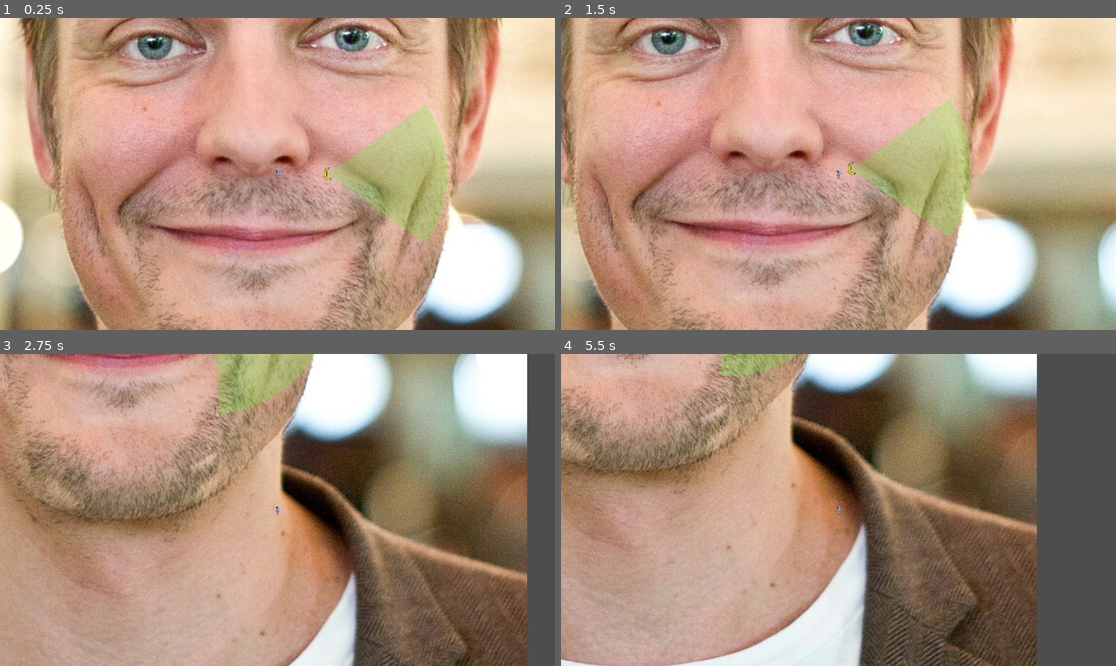
Above: before the commit, frames 1-4 (two rows, left to right).
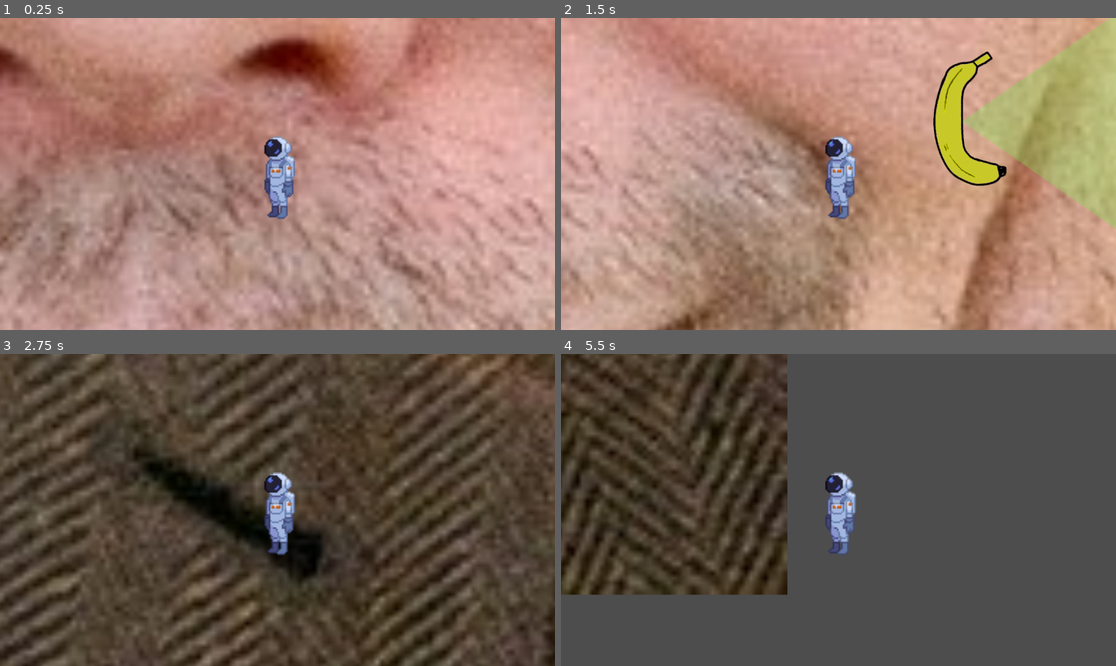
Above: after the commit, the same moments.

Repository: PiotrusWatson/last_party
Game: Godot game, scene res://worlds/piotrus_scene.tscn
Same seed, same stepped clock (60 frames per second), same inputs: the game is played once before the commit and once after it.
Inputs:
- Up to frame 1 (0.25 s): no input
- Up to frame 2 (1.5 s): hold D (Right) 0.53-1.28 s; hold S (Down) from 1.28 s (still down)
- Up to frame 3 (2.75 s): release S (Down) at 2.03 s; hold D (Right) from 2.03 s (still down)
- Up to frame 4 (5.5 s): release D (Right) at 2.78 s; hold W (Up) 2.78-3.53 s; hold A (Left) 3.53-5.03 s; hold S (Down) from 5.03 s (still down)

The runs differ from the first frame. In frame 1, 83% of the frame differs, in the area x 0-100%, y 0-100%; in frame 2, 81%; in frame 3, 90%; in frame 4, 82%.

Commit message:
made partygoer follow player faster

Diff:
--- a/prefabs/partygoer/character_mover.gd
+++ b/prefabs/partygoer/character_mover.gd
@@ -10,5 +10,8 @@
 
 
 func move_direction(direction: Vector2) -> void:
-	body.velocity = direction * speed
+	move_direction_at_speed(direction, speed)
+
+func move_direction_at_speed(direction: Vector2, new_speed: float) -> void:
+	body.velocity = direction * new_speed
 	body.move_and_slide()
--- a/prefabs/partygoer/partygoer.tscn
+++ b/prefabs/partygoer/partygoer.tscn
@@ -47,6 +47,8 @@
 [node name="ChangeDirectionTimer" type="Timer" parent="Timers"]
 wait_time = 2.277
 
+[node name="BoredomTimer" type="Timer" parent="Timers"]
+
 [connection signal="entered_vision_cone" from="VisionCone2D" to="." method="_on_vision_cone_2d_entered_vision_cone"]
 [connection signal="exited_vision_cone" from="VisionCone2D" to="." method="_on_vision_cone_2d_exited_vision_cone"]
 [connection signal="timeout" from="Timers/ChangeDirectionTimer" to="." method="_on_change_direction_timer_timeout"]
--- a/prefabs/partygoer/states/approaching.gd
+++ b/prefabs/partygoer/states/approaching.gd
@@ -1,13 +1,14 @@
 extends PartygoerState
 
-
+@export var speed = 30.0
+@export var distance_to_stop = 0.5
 func enter(previous_state_path: String, data := {}):
 	#speech bubble with greeting
 	pass
 
 func physics_process(delta):
 	var direction = (partygoer.target.global_position - partygoer.global_position).normalized()
-	partygoer.mover.move_direction(direction)
+	partygoer.mover.move_direction_at_speed(direction, speed)
 	partygoer.change_direction_helper(direction)
-	if partygoer.global_position.distance_to(partygoer.target.global_position) < partygoer.distance_to_stop:
+	if partygoer.global_position.distance_to(partygoer.target.global_position) < distance_to_stop:
 		finished.emit(CHATTING)
--- a/prefabs/partygoer/states/idle.gd
+++ b/prefabs/partygoer/states/idle.gd
@@ -1,6 +1,7 @@
 extends PartygoerState
 
 var current_direction: Vector2
+@export var speed = 15.0
 
 func enter(previous_state_path: String, data := {}):
 	current_direction = partygoer.get_global_transform().x
@@ -8,7 +9,7 @@
 
 
 func physics_process(delta):
-	partygoer.mover.move_direction(current_direction)
+	partygoer.mover.move_direction_at_speed(current_direction, speed)
 
 func change_direction():
 	current_direction = Vector2(randf_range(-1, 1), randf_range(-1, 1)).normalized()
--- a/worlds/piotrus_scene.tscn
+++ b/worlds/piotrus_scene.tscn
@@ -11,13 +11,13 @@
 gravity_scale = 0.0
 
 [node name="MainCamera" type="Camera2D" parent="." node_paths=PackedStringArray("thing_to_follow")]
+zoom = Vector2(10, 10)
 script = ExtResource("2_hmd5b")
 thing_to_follow = NodePath("../Player")
 
 [node name="Background" type="Sprite2D" parent="."]
 z_index = -2
 position = Vector2(-10, -18)
-scale = Vector2(2, 2)
 texture = ExtResource("3_y8dw4")
 
 [node name="Partygoer" parent="." instance=ExtResource("4_r475v")]
